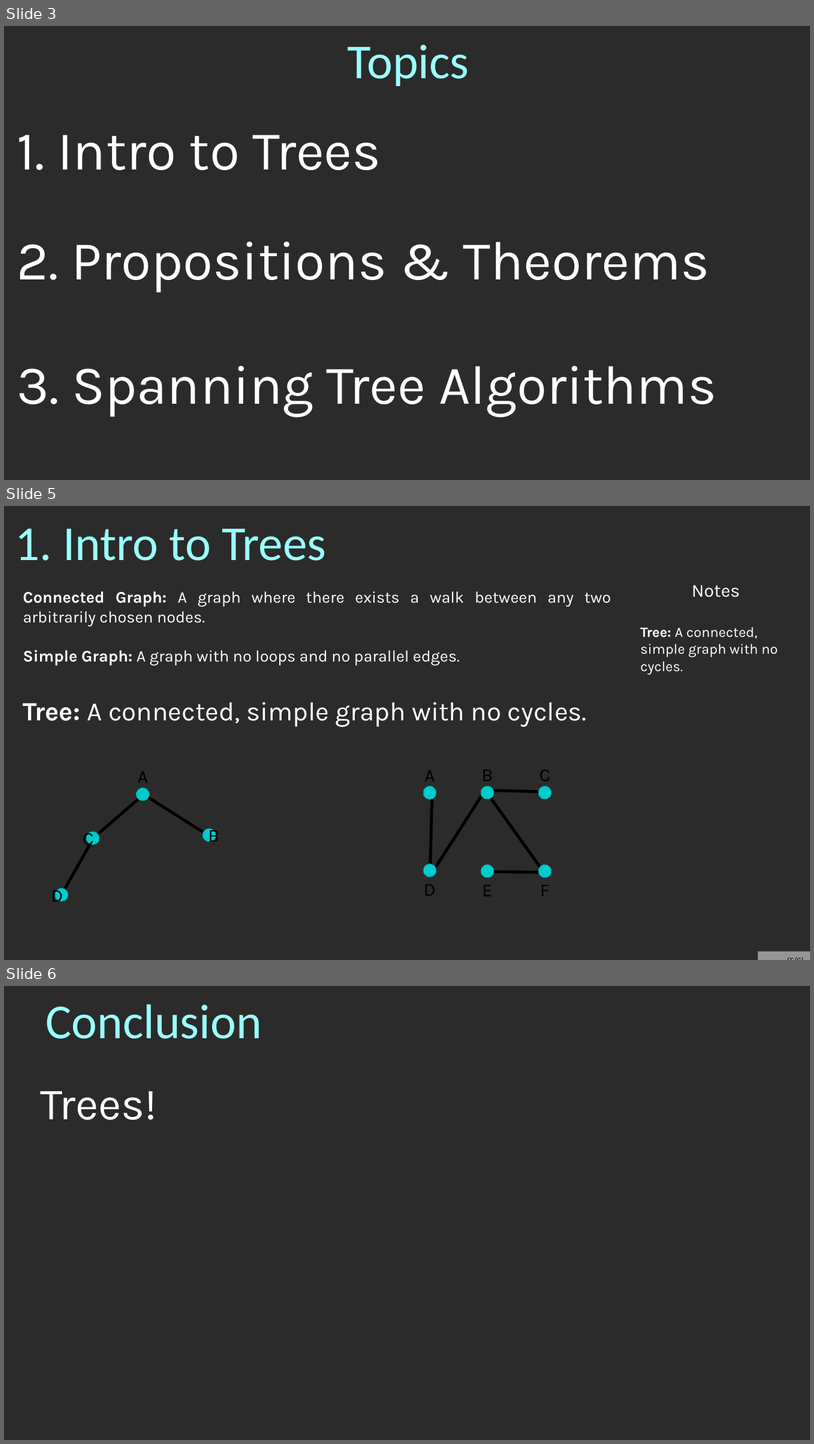
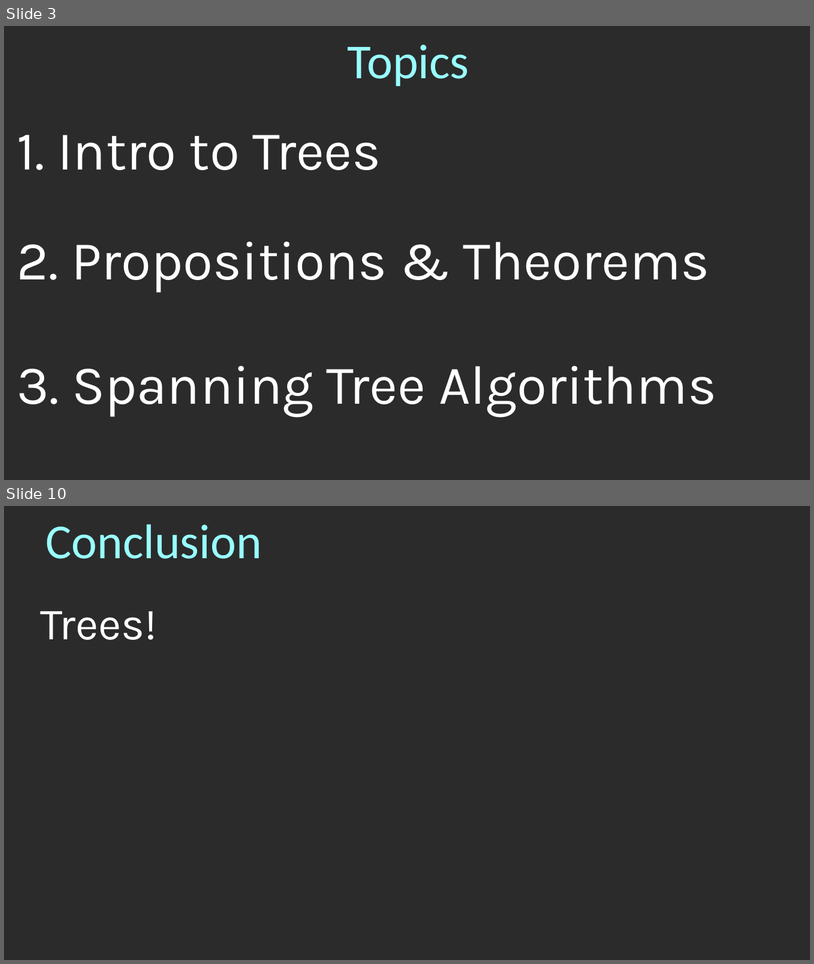
Before and after one commit to nguyenchithien/CS211-Discrete-Structures-II, a slide deck: Lectures/Lecture 7.4.odp. Shown one above the other, each under a label of ours: slides 3, 5 and 6 before the commit, slides 3 and 10 after it; the slides between them are not shown. The pictures are 814x1444 and 814x964 pixels, drawn with LibreOffice and Linux fonts; fonts in the diff are those of the drawing; background and template pictures are left out; a plain dark background stands for a picture behind light text. Boxes give left, top, right and bottom in pixels: in the first picture for what was removed or moved away, otherwise in the second. Text is boxed around its words. In the diff, an @@ line names an element or a change of style, - is before the commit and + after.

```diff
--- a/Lectures/Lecture 7.4.odp
+++ b/Lectures/Lecture 7.4.odp
@@ slide 5 removed at [4, 506, 810, 960], background picture (left out) @@
@@ title removed at [15, 528, 326, 561] @@
-1. Intro to Trees
@@ text removed at [23, 591, 611, 727] @@
-Connected Graph: A graph where there exists a walk between any two arbitrarily chosen nodes.
-Simple Graph: A graph with no loops and no parallel edges.
-Tree: A connected, simple graph with no cycles.
@@ text removed at [641, 585, 778, 675] @@
-Notes
-Tree: A connected, simple graph with no cycles.
@@ ellipse removed at [137, 788, 150, 801] @@
-A
@@ ellipse removed at [423, 786, 437, 799] @@
-A
@@ line removed from (433, 790) to (431, 870) @@
@@ line removed from (434, 871) to (485, 790) @@
@@ ellipse removed at [481, 786, 494, 799] @@
-B
@@ line removed from (544, 872) to (485, 790) @@
@@ line removed from (548, 792) to (485, 790) @@
@@ ellipse removed at [539, 786, 552, 799] @@
-C
@@ line removed from (144, 795) to (94, 837) @@
@@ line removed from (210, 836) to (144, 795) @@
@@ ellipse removed at [203, 828, 216, 841] @@
-B
@@ line removed from (61, 895) to (94, 837) @@
@@ ellipse removed at [87, 832, 100, 845] @@
-C
@@ ellipse removed at [423, 864, 437, 877] @@
-D
@@ ellipse removed at [481, 865, 494, 878] @@
-E
@@ ellipse removed at [539, 865, 552, 878] @@
-F
@@ line removed from (544, 872) to (488, 871) @@
@@ ellipse removed at [55, 888, 68, 901] @@
-D
@@ page number removed at [758, 951, 810, 960] @@
-(5/6)
@@ what was slide 6 is now slide 10 @@
```
Also in this commit, not shown: 1 slide changed, 6 slides added, 1 other slide removed.
